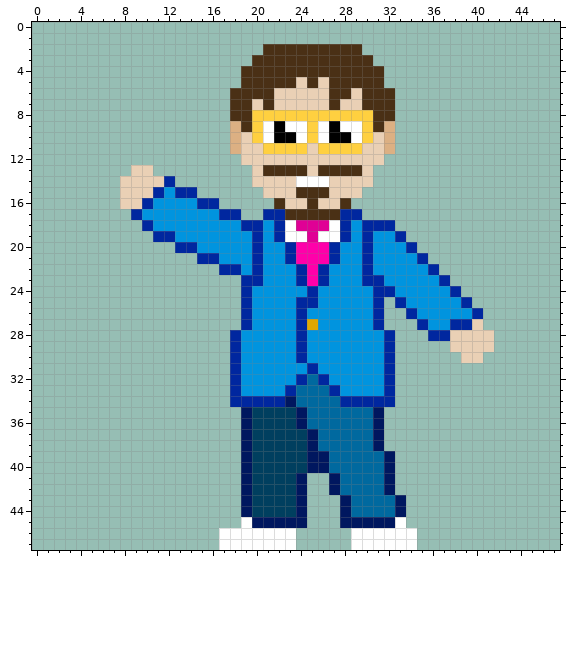
Pixel-art file: assets/characters/bbno$.aseprite. Above is the file before it was changed.
48x48 pixels, 1 frame.
And afterwards:
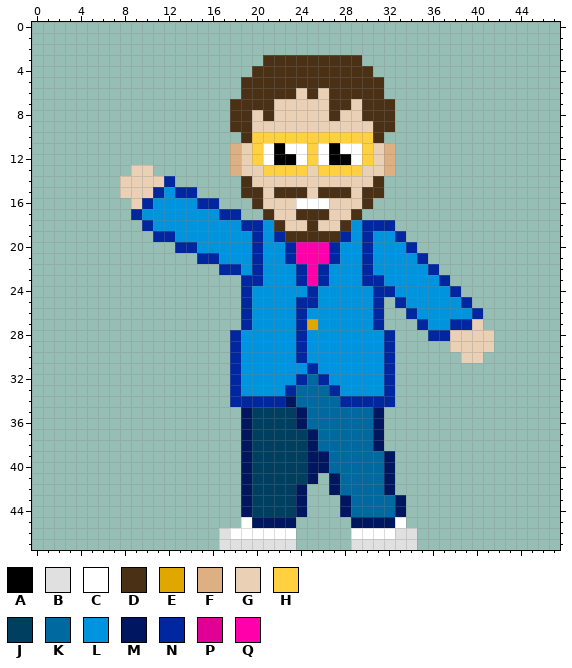
Palette (. is transparent): A #000000  B #e0e0e0  C #ffffff  D #4a3015  E #dfa700  F #dcb083  G #ead0b5  H #ffd040  J #003f5f  K #00699f  L #0094df  M #00175f  N #00279f  P #e00095  Q #ff00aa
Changes in this commit:
layer "Layer 5" added
Changed rows in their new state; - is an unchanged pixel.
Layers "Layer 5", "Layer 3 Copy", "Layer 2":
first column x 8:
 2 -------------.........---
 3 ------------.---------.--
 4 -----------.-----------.-
 5 ----------------D-D------
 6 ----------.---DD-D---D--.
 7 ------------D-------D----
 8 ------------GDGGGGGDGGD--
 9 ----------D-GGGGGGGGGGG-D
10 ----------.D-HHHH-HHHH-D.
11 ------------HCACCHCACCH--
12 ----------F-HCAACHCAACH-F
13 ----------FG-HHHH-HHHH-GF
14 -----------D----GGG----D-
15 -----------DD-DD-G-DD-DD-
16 .-----------DGG-CCC-GGD--
17 -------------DGG---GGD---
18 --------------DGGDGGD----
19 ---------------DDDDD-----
first column x 24:
41 JM
first column x 17:
45 -------.---.------
46 B---------------BB
47 BBBBBBB-----BBBBBB
